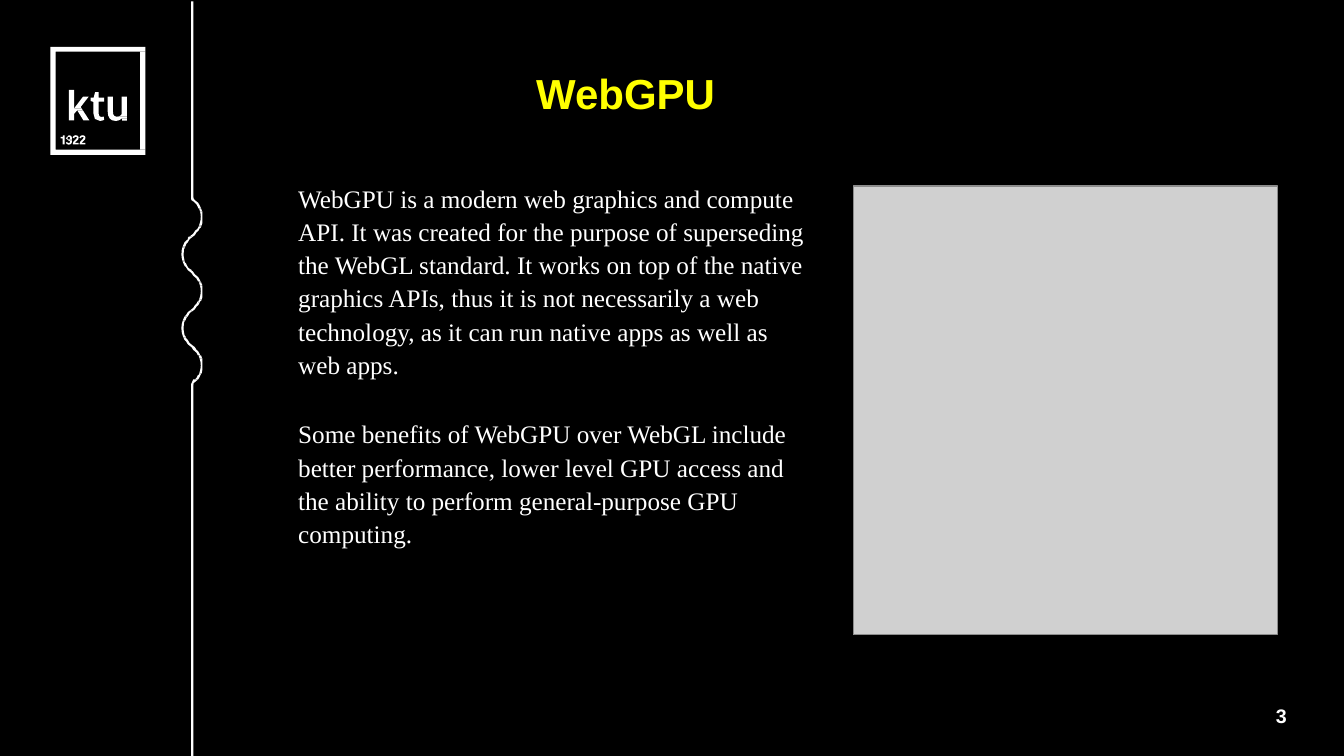
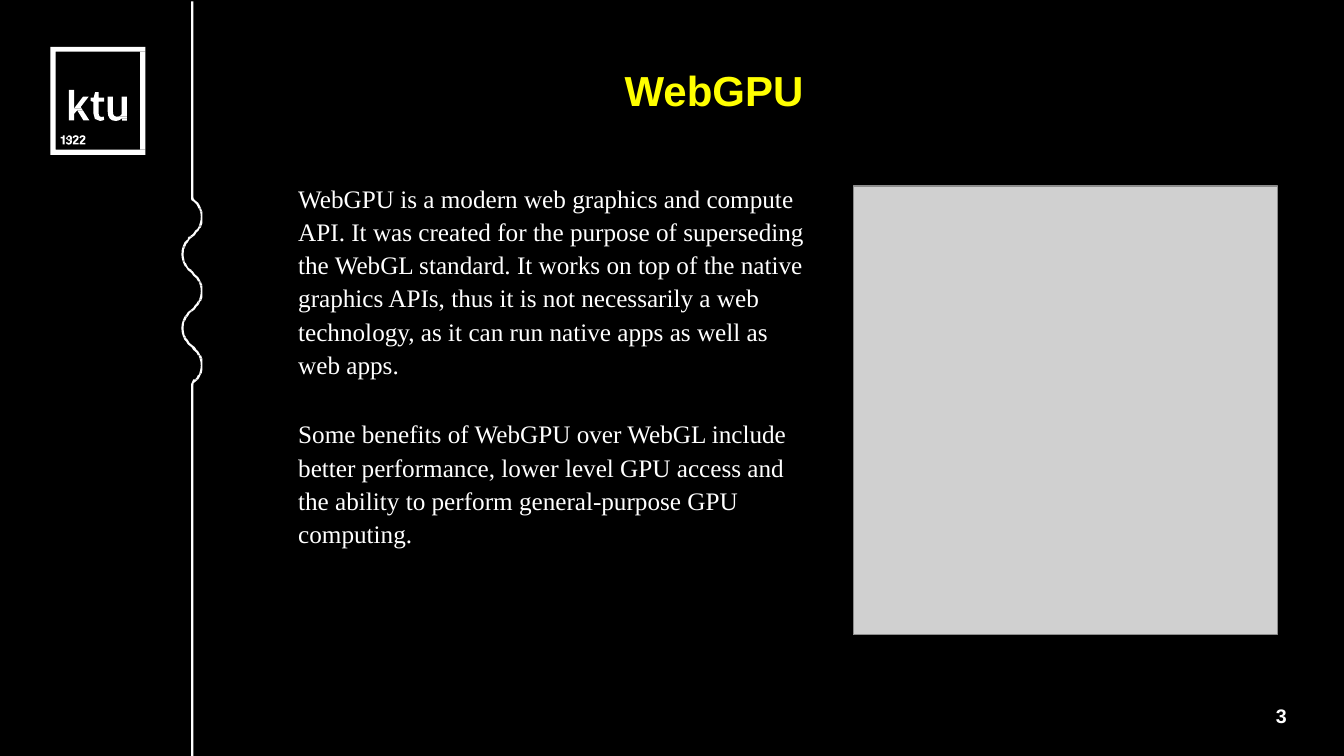
Before and after one commit to AidasLit/web_gpu, a slide deck: slide 3 of litvinas-aidas.odp. Drawn at 1344x756 pixels with LibreOffice and Linux fonts; fonts in the diff are those of the drawing; grey boxes stand for pictures. Boxes give left, top, right and bottom in pixels: in the first picture for what was removed or moved away, otherwise in the second. Text is boxed around its words. In the diff, an @@ line names an element or a change of style, - is before the commit and + after.

```diff
--- a/litvinas-aidas.odp
+++ b/litvinas-aidas.odp
@@ text "WebGPU" moved from (x1=536, y1=78, x2=715, y2=110) to (x1=625, y1=75, x2=804, y2=107) @@
@@ text "WebGPU" at (x1=625, y1=75, x2=804, y2=107): alignment left to centre; indent changed; less space between paragraphs @@
```
Also in this commit, not shown: 5 other slides changed, 12 slides added, 1 slide removed, 7 other files.
